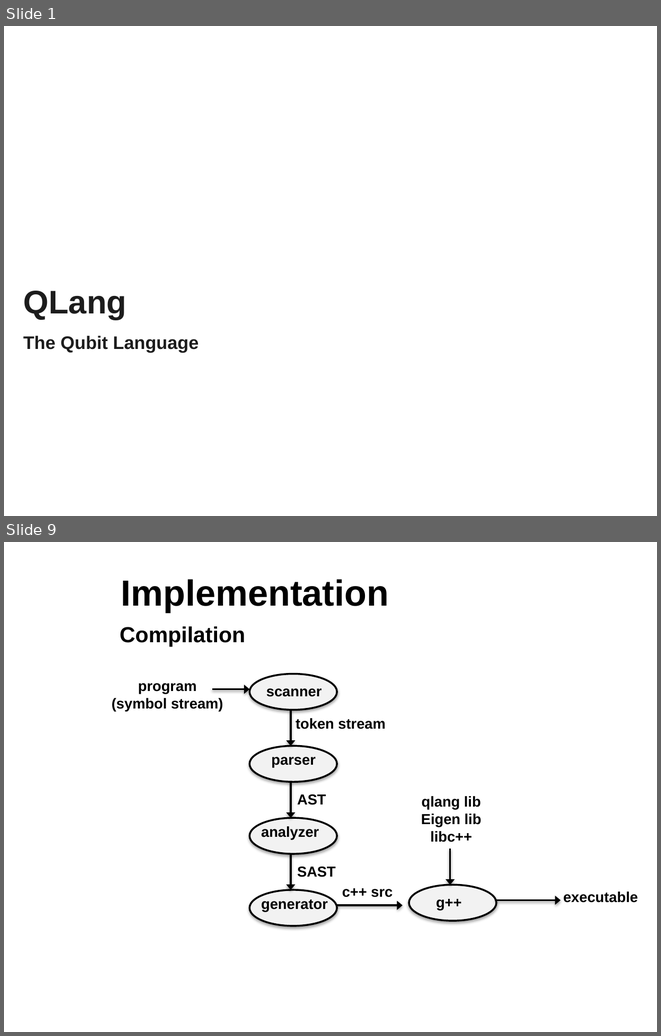
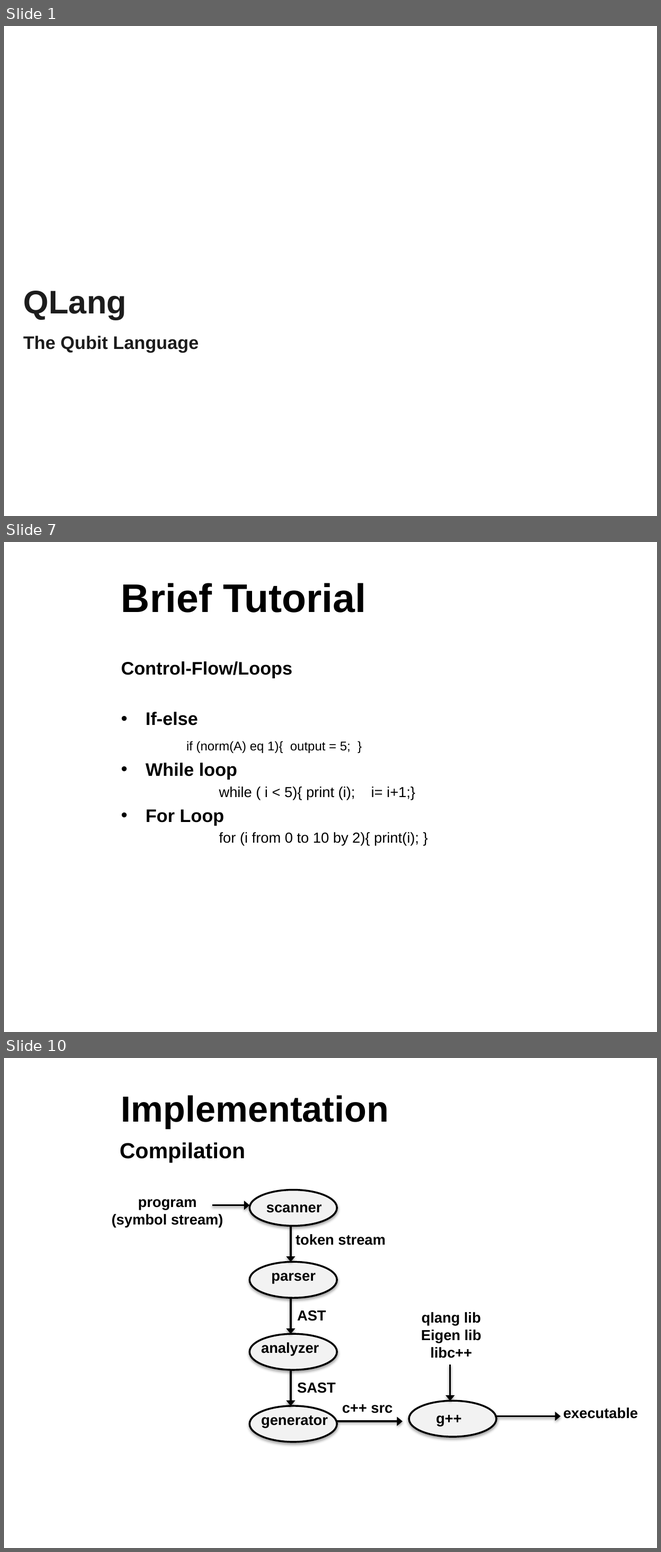
Before and after one commit to sdk21/PLT, a slide deck: Demo/Qlang.pptx. Shown one above the other, each under a label of ours: slides 1 and 9 before the commit, slides 1, 7 and 10 after it; the slides between them are not shown. The pictures are 661x1036 and 661x1552 pixels, drawn with LibreOffice and Linux fonts; fonts in the diff are those of the drawing; background and template pictures are left out. Boxes give left, top, right and bottom in pixels: in the first picture for what was removed or moved away, otherwise in the second. Text is boxed around its words. In the diff, an @@ line names an element or a change of style, - is before the commit and + after.

```diff
--- a/Demo/Qlang.pptx
+++ b/Demo/Qlang.pptx
@@ slide 7 added at [4,542,657,1032], background picture (left out) @@
@@ title added at [121,583,366,612], 44 pt, text #000000, bold @@
+Brief Tutorial
@@ text added at [121,661,419,846], 16 pt, text #000000 @@
+Control-Flow/Loops
+• If-else
+if (norm(A) eq 1){ output = 5; }
+• While loop
+  while ( i < 5){ print (i); i= i+1;}
+• For Loop
+  for (i from 0 to 10 by 2){ print(i); }
@@ what was slide 9 is now slide 10 @@
```
Also in this commit, not shown: 7 slides changed, 2 other slides added, 3 slides removed.
